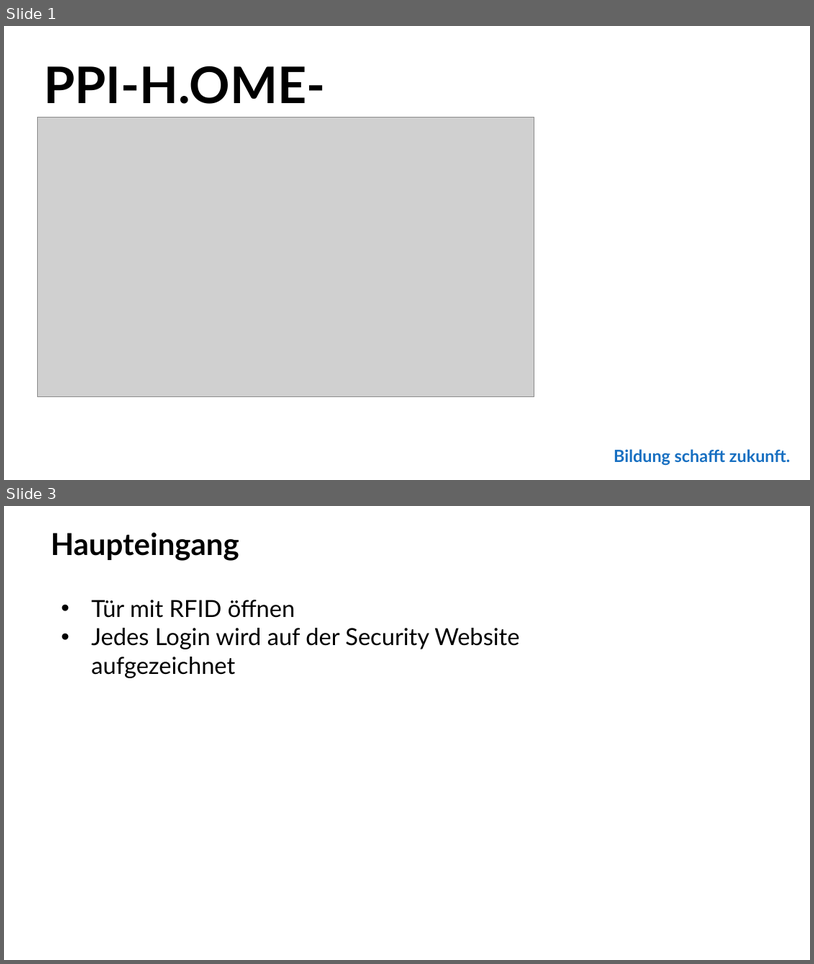
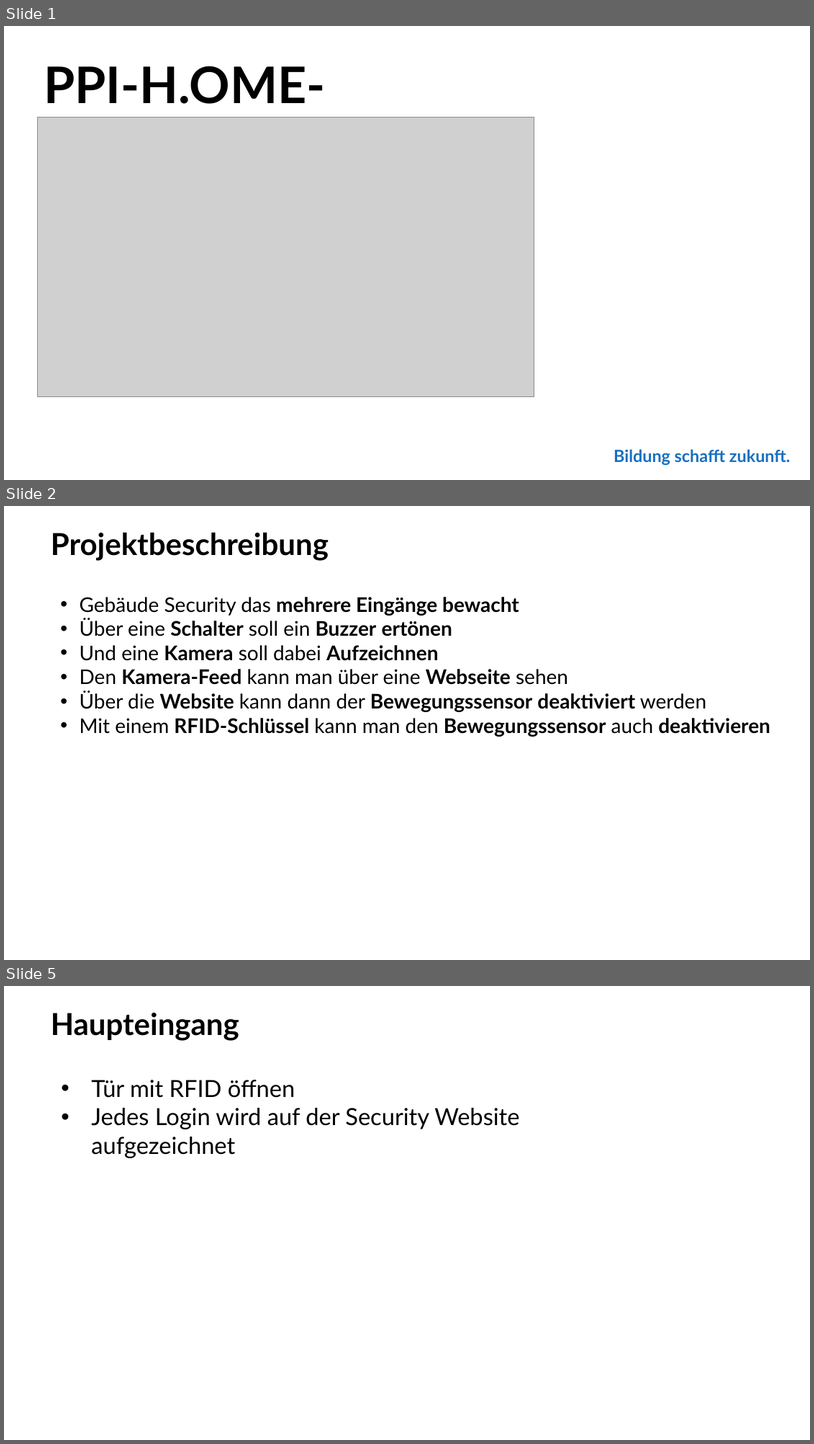
Before and after one commit to JustJ4Y/PI-SPACE-H-SECURITY, a slide deck: PPI-H.OME.pptx. Shown one above the other, each under a label of ours: slides 1 and 3 before the commit, slides 1, 2 and 5 after it; the slides between them are not shown. The pictures are 814x964 and 814x1444 pixels, drawn with LibreOffice and Linux fonts; fonts in the diff are those of the drawing; grey boxes stand for pictures; background and template pictures are left out. Boxes give left, top, right and bottom in pixels: in the first picture for what was removed or moved away, otherwise in the second. Text is boxed around its words. In the diff, an @@ line names an element or a change of style, - is before the commit and + after.

```diff
--- a/PPI-H.OME.pptx
+++ b/PPI-H.OME.pptx
@@ slide 2 added at bbox=[4, 506, 810, 960], background #FFFFFF @@
@@ text added at bbox=[51, 532, 329, 561], 36 pt, text #000000, bold @@
+Projektbeschreibung
@@ text added at bbox=[80, 597, 635, 736], 24 pt, text #000000, bold @@
+• Gebäude Security das mehrere Eingänge bewacht
+• Über eine Schalter soll ein Buzzer ertönen
+• Und eine Kamera soll dabei Aufzeichnen
+• Den Kamera-Feed kann man über eine Webseite sehen
+• Über die Website kann dann der Bewegungssensor deaktiviert werden
+• Mit einem RFID-Schlüssel kann man den Bewegungssensor auch deaktivieren
@@ what was slide 3 is now slide 5 @@
```
Also in this commit, not shown: 2 other slides added, 1 slide removed, 4 other files.
